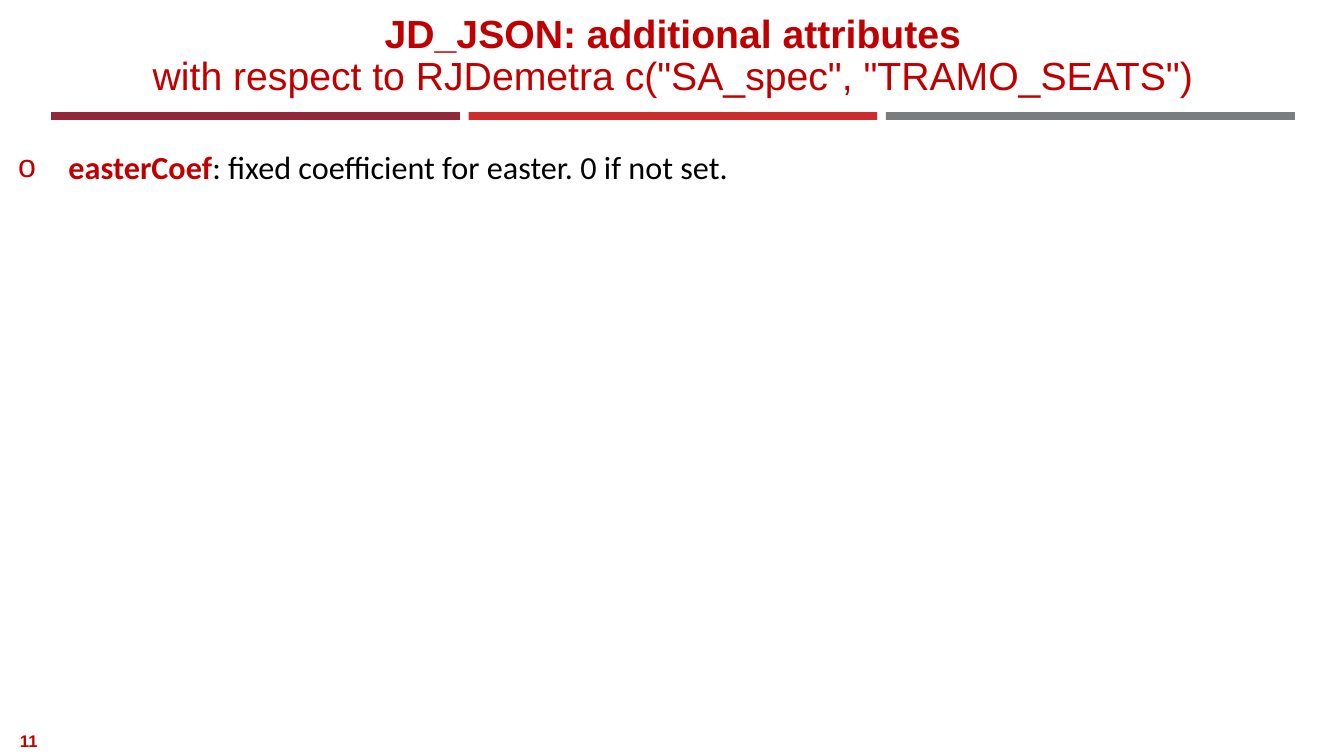
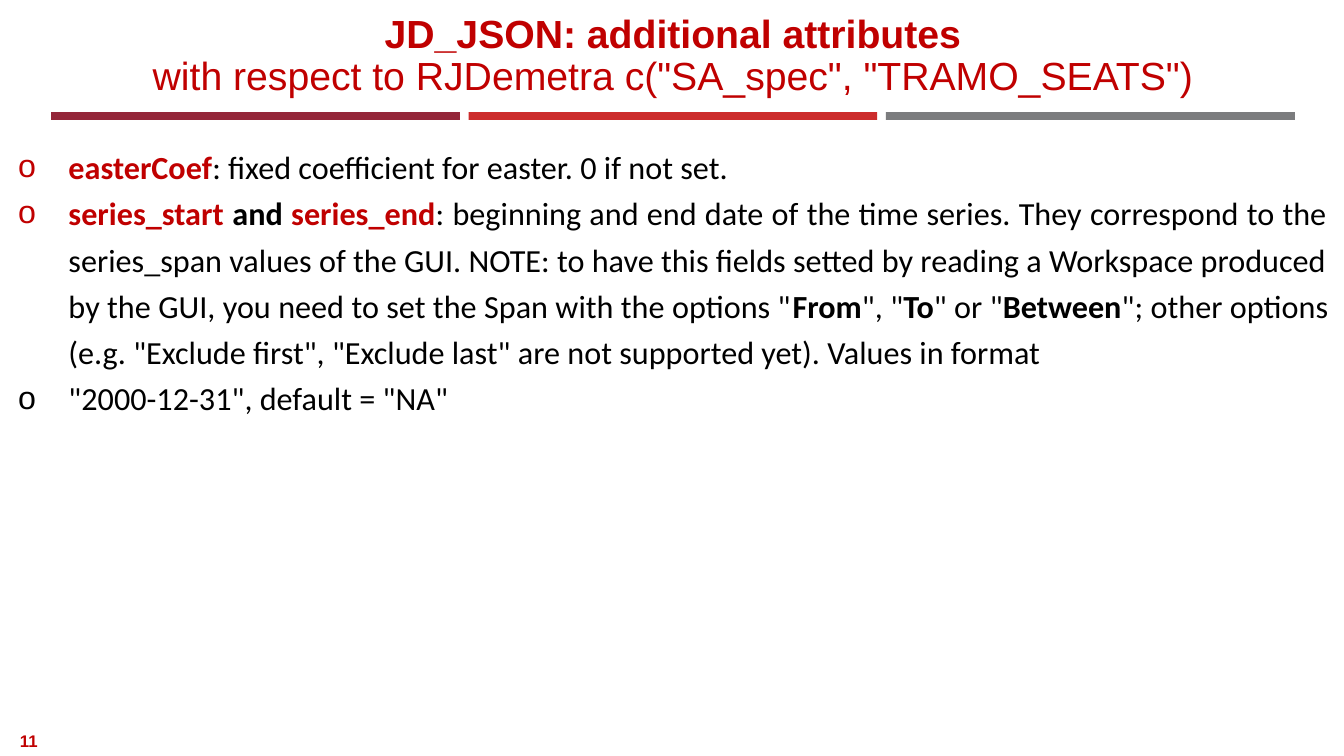
Before and after one commit to AlessandroPiovani/RJDProcessor, a slide deck: slide 11 of RJDProcessor/doc/package_description/RJDemetra tools for statistical production.pptx. Drawn at 1344x756 pixels with LibreOffice and Linux fonts; fonts in the diff are those of the drawing; background and template pictures are left out. Boxes give left, top, right and bottom in pixels: in the first picture for what was removed or moved away, otherwise in the second. Text is boxed around its words. In the diff, an @@ line names an element or a change of style, - is before the commit and + after.

Commit message:
series_start and series_end support added

```diff
--- a/RJDProcessor/doc/package_description/RJDemetra tools for statistical production.pptx
+++ b/RJDProcessor/doc/package_description/RJDemetra tools for statistical production.pptx
@@ text at box(68, 202, 1328, 414): paragraphs added @@
+o series_start and series_end: beginning and end date of the time series. They correspond to the series_span values of the GUI. NOTE: to have this fields setted by reading a Workspace produced by the GUI, you need to set the Span with the options "From", "To" or "Between"; other options (e.g. "Exclude first", "Exclude last" are not supported yet). Values in format
+o "2000-12-31", default = "NA"
```
Also in this commit, not shown: 19 other files.
